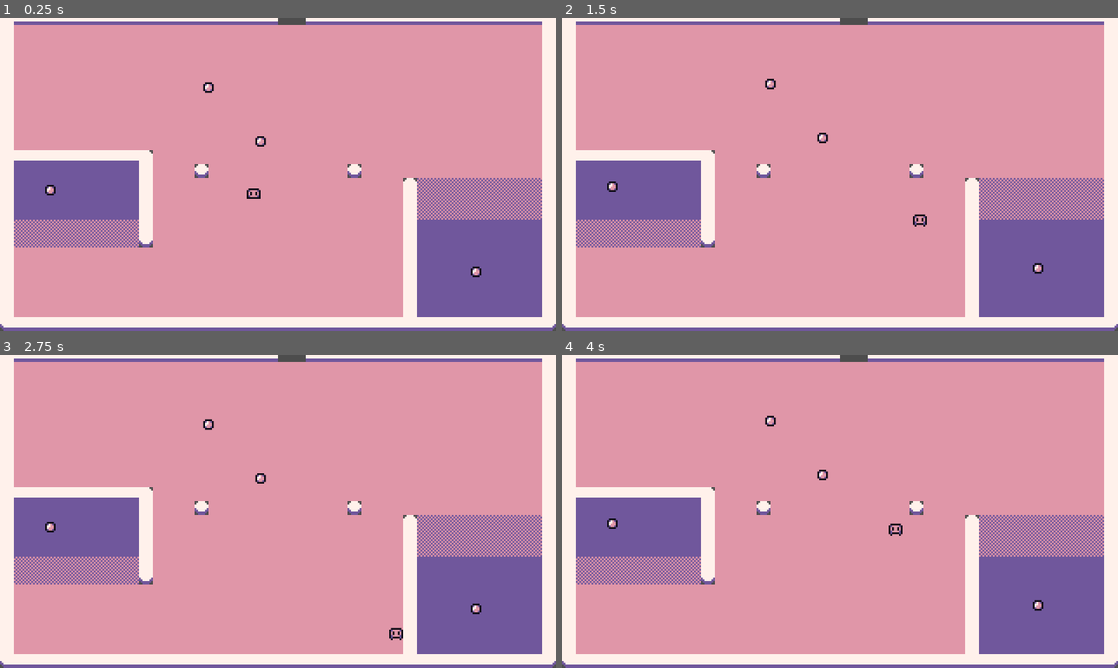
Above: before the commit, frames 1-4 (two rows, left to right).
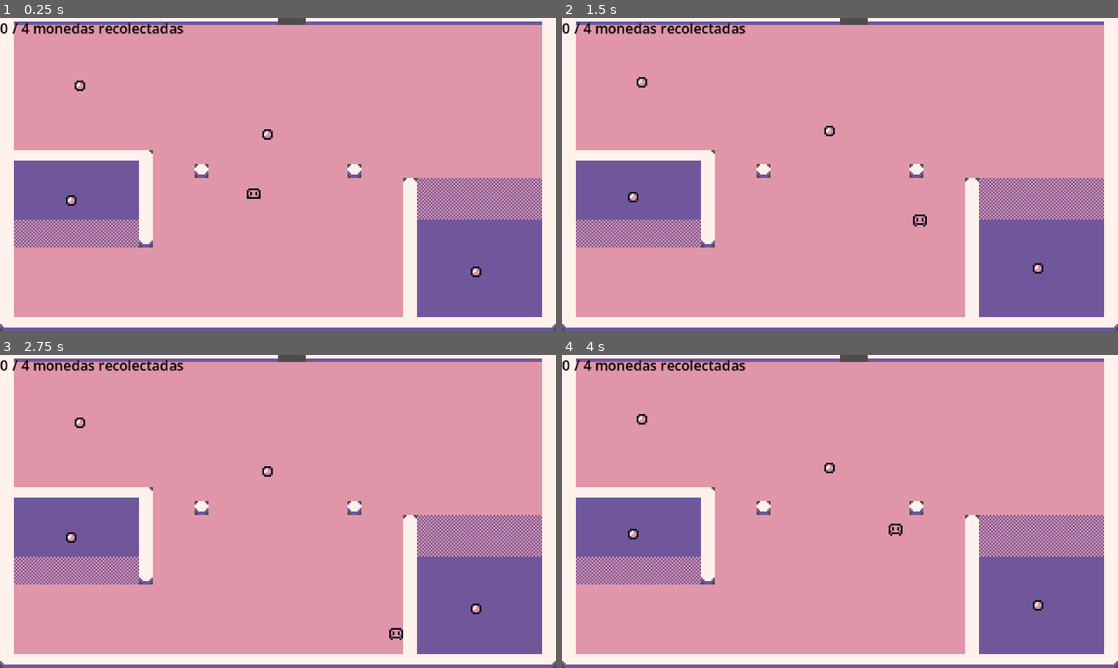
Above: after the commit, the same moments.

Repository: xFerchoVJ/coin-collector-godot
Game: Godot game, scene res://scenes/level.tscn
Two runs of this game, one before a commit and one after it. Both use one fixed random seed, a clock stepped at 60 frames per second and the inputs below.
Inputs:
- Up to frame 1 (0.25 s): no input
- Up to frame 2 (1.5 s): hold D (move_right) 0.53-1.28 s; hold S (move_down) from 1.28 s (still down)
- Up to frame 3 (2.75 s): release S (move_down) at 2.03 s; hold D (move_right) from 2.03 s (still down)
- Up to frame 4 (4 s): release D (move_right) at 2.78 s; hold W (move_up) 2.78-3.53 s; hold A (move_left) from 3.53 s (still down)

The runs differ from the first frame. In frame 1, 0.9% of the frame differs, in the area x 0-50%, y 1-60%; in frame 2, 0.9%; in frame 3, 0.9%; in frame 4, 0.9%.

Commit message:
T11: coin counter HUD with custom signal
Co-Authored-By: Claude Sonnet 5.5 <noreply@anthropic.com>

Diff:
--- a/scenes/coin.tscn
+++ b/scenes/coin.tscn
@@ -42,7 +42,7 @@
 [sub_resource type="RectangleShape2D" id="RectangleShape2D_dtglo"]
 size = Vector2(6, 6)
 
-[node name="Coin" type="Area2D" unique_id=1201971875]
+[node name="Coin" type="Area2D" unique_id=1201971875 groups=["coins"]]
 collision_layer = 8
 collision_mask = 2
 script = ExtResource("1_i64fm")
--- /dev/null
+++ b/scenes/hud.tscn
@@ -0,0 +1,14 @@
+[gd_scene format=3 uid="uid://df45nl21mi3br"]
+
+[ext_resource type="Script" uid="uid://x7fcc2jn4y0j" path="res://scripts/hud.gd" id="1_ahhtf"]
+
+[node name="HUD" type="CanvasLayer" unique_id=2056937295]
+script = ExtResource("1_ahhtf")
+
+[node name="Label" type="Label" parent="." unique_id=1611739691]
+offset_right = 33.0
+offset_bottom = 13.0
+theme_override_colors/font_color = Color(0, 0, 0, 1)
+theme_override_font_sizes/font_size = 8
+text = "0 / 4 monedas recolectadas"
+horizontal_alignment = 1
--- a/scenes/level.tscn
+++ b/scenes/level.tscn
@@ -1,8 +1,10 @@
 [gd_scene format=4 uid="uid://cmikbmtwpwuxt"]
 
 [ext_resource type="Texture2D" uid="uid://n0w818w6u6km" path="res://Assets/Terrain Sheet.png" id="1_2q6dc"]
+[ext_resource type="Script" uid="uid://cc3mkxd242h5h" path="res://scripts/level.gd" id="1_ppgk2"]
 [ext_resource type="PackedScene" uid="uid://dnptro3ll5y3o" path="res://scenes/player.tscn" id="2_w7c3h"]
 [ext_resource type="PackedScene" uid="uid://d3mdkij85uie" path="res://scenes/coin.tscn" id="3_w8frs"]
+[ext_resource type="PackedScene" uid="uid://df45nl21mi3br" path="res://scenes/hud.tscn" id="4_mx8sn"]
 
 [sub_resource type="TileSetAtlasSource" id="TileSetAtlasSource_w7c3h"]
 texture = ExtResource("1_2q6dc")
@@ -57,6 +59,7 @@
 sources/0 = SubResource("TileSetAtlasSource_w7c3h")
 
 [node name="Level" type="Node2D" unique_id=315219455]
+script = ExtResource("1_ppgk2")
 
 [node name="Map" type="TileMapLayer" parent="." unique_id=1336683997]
 tile_map_data = PackedByteArray("AAAAAAEAAAAAAAEAAAAAAAIAAAAAAAEAAAAAAAMAAAAAAAEAAAAAAAQAAAAAAAEAAAAAAAUAAAAAAAEAAAAAAA …(14608 unchanged characters)…
@@ -66,13 +69,15 @@
 position = Vector2(146, 104)
 
 [node name="Coin" parent="." unique_id=1201971875 instance=ExtResource("3_w8frs")]
-position = Vector2(150, 74)
+position = Vector2(154, 70)
 
 [node name="Coin2" parent="." unique_id=1634305634 instance=ExtResource("3_w8frs")]
-position = Vector2(120, 43)
+position = Vector2(46, 42)
 
 [node name="Coin3" parent="." unique_id=1503385245 instance=ExtResource("3_w8frs")]
-position = Vector2(29, 102)
+position = Vector2(41, 108)
 
 [node name="Coin4" parent="." unique_id=892232413 instance=ExtResource("3_w8frs")]
 position = Vector2(274, 149)
+
+[node name="HUD" parent="." unique_id=2056937295 instance=ExtResource("4_mx8sn")]
--- a/scripts/coin.gd
+++ b/scripts/coin.gd
@@ -1,5 +1,12 @@
 extends Area2D
 
+# Declaramos la señal que el HUD va a escuchar
+signal coin_collected
+
 func _on_body_entered(body: Node2D) -> void:
+	# Verificamos si el cuerpo que entró es el jugador
 	if body.is_in_group("player"):
+		# Emitimos nuestra señal personalizada
+		coin_collected.emit()
+		# Eliminar moneda del mapa
 		queue_free()
--- /dev/null
+++ b/scripts/hud.gd
@@ -0,0 +1,6 @@
+extends CanvasLayer
+
+@onready var label: Label = $Label
+
+func update_counter(collected: int, total: int) -> void:
+	label.text = "%d / %d monedas recolectadas" % [collected, total]
--- /dev/null
+++ b/scripts/level.gd
@@ -0,0 +1,24 @@
+extends Node2D
+
+var collected_coins: int = 0
+var total_coins: int = 0
+
+@onready var hud: CanvasLayer = $HUD
+
+func _ready() -> void:
+	# Obtener las monedas de la escena Level
+	var coins_in_scene: Array[Node] = get_tree().get_nodes_in_group("coins")
+	# De todas las escenas conectar la señal
+	for coin in coins_in_scene:
+		coin.coin_collected.connect(_on_coin_collected)
+
+	# Obtener el total de coins en la escena en número
+	total_coins = coins_in_scene.size()
+	#Actualizar el HUD
+	hud.update_counter(0, total_coins)
+
+
+func _on_coin_collected() -> void:
+	# Cuando se agarra una coin se suma 1 al la variable y actualizamos el hud
+	collected_coins += 1
+	hud.update_counter(collected_coins, total_coins)
Not shown, added: scripts/hud.gd.uid
Not shown, added: scripts/level.gd.uid
Not shown, changed: docs/LEARNING_PROGRESS.md
